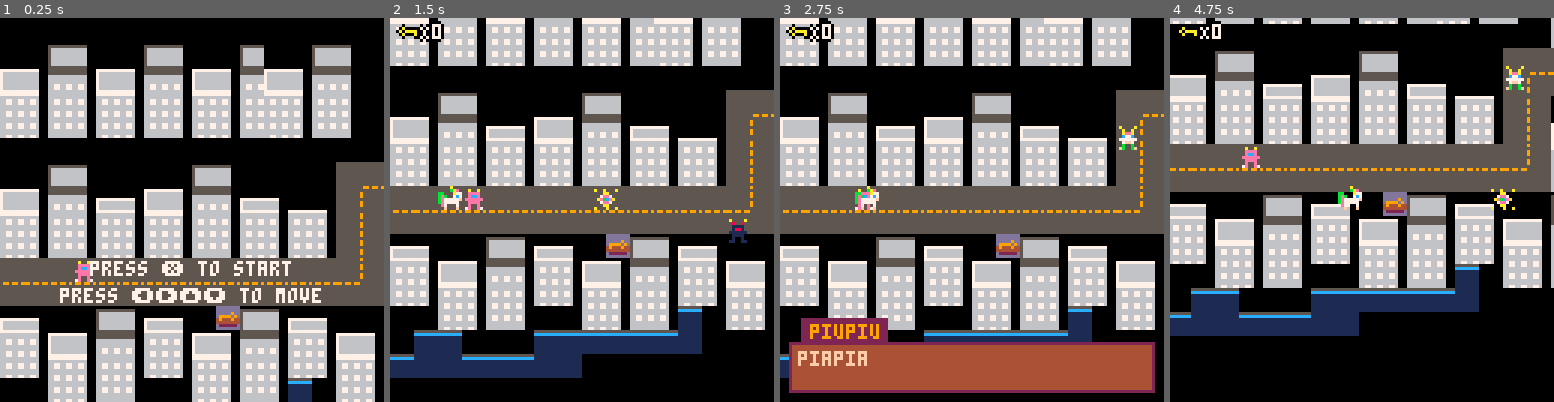
Above: before the commit, frames 1-4 (left to right).
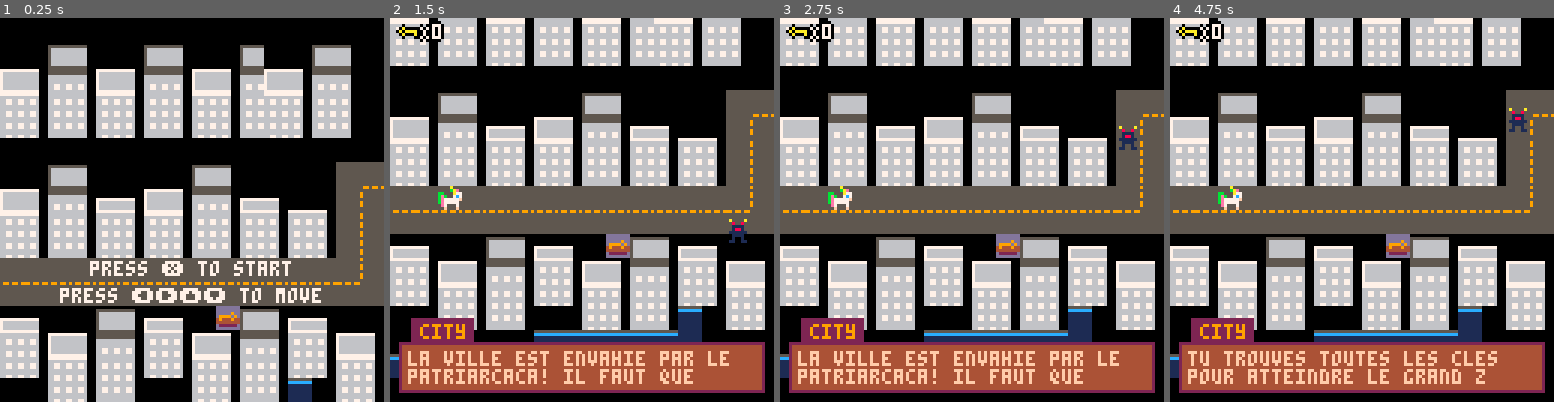
Above: after the commit, the same moments.

Repository: Zineb-Ada/pico8Lua
Game: PICO-8 cartridge src/licornemap.p8
Same seed, same stepped clock (60 frames per second), same inputs: the game is played once before the commit and once after it.
Inputs:
- Up to frame 1 (0.25 s): no input
- Up to frame 2 (1.5 s): tap X (X key) at 0.33, 1.07 s; tap O (Z key) at 0.7 s
- Up to frame 3 (2.75 s): hold Right 1.6-2.1 s; tap O (Z key) at 1.7, 2.1, 2.5 s; tap X (X key) at 1.85 s; hold Up 2.15-2.42 s; hold Right from 2.47 s (still down)
- Up to frame 4 (4.75 s): tap O (Z key) every 0.4 s from 2.9 to 4.5 s; tap X (X key) at 2.97, 4.08 s; release Right at 3.03 s; hold Left 3.08-3.58 s; hold Down 3.63-3.97 s; hold Right 4.02-4.68 s; hold Up from 4.73 s (still down)

The runs differ from the first frame. In frame 1, 0.2% of the frame differs, in the area x 19-25%, y 63-69%; in frame 2, 14%; in frame 3, 3.7%; in frame 4, 74%, in the area x 0-100%, y 0-98%.

Commit message:
Update licornemap.p8
Message accueil + bruitages

Diff:
--- a/src/licornemap.p8
+++ b/src/licornemap.p8
@@ -8,6 +8,8 @@
 	title_screen()
  create_player()
  init_message()
+ create_message("city",
+ "la ville est envahie par le\npatriarcaca! il faut que","tu trouves toutes les cles\npour atteindre le grand z","en chemin, utilise le pouvoir\ndes paillettes pour liberer","ses disciples de l'emprise\ndu male !")
  enemies={}
  gen_enemies()
 -- friends={}
@@ -86,7 +88,7 @@
 function pick_up_key(x,y)
  next_tile(x,y)
  p.keys+=1
- sfx(0)
+ sfx(20)
 end
 
 function pick_up_candy(x,y)
@@ -132,7 +134,7 @@
 		p.x=mid(0,newx,127)
 		p.y=mid(0,newy,64)
 	else
-		sfx(1)
+		sfx()
 	end
 end
 
@@ -156,13 +158,6 @@
 	create_message("piupiu","piapia")
  pass_over=true
 	end
-
- if check_flag(3,x,y)
- and not pass_over then
-	create_message("lalalal","lilili")
- pass_over=true
-	end
-
 end
 
 
@@ -341,7 +336,7 @@
 	end
 
 function update_message()
-	if (btn(⬇️)) then
+	if (btnp(⬇️)) then
 		deli(messages,1)
 		end
 end
@@ -487,11 +482,11 @@
 2122232421222324212223212223241715160707070715160707070707070707070707070707070707070707070707070707070707070707070707070707070000000000000000000000000000000000000000000000000000000000000000000000000000000000000000000000000000000000000000000000000000000000
 3132333431323334313233313233340125262526252625260707070707070707070707070707070707070707070707070707070707070707070707070707070000000000000000000000000000000000000000000000000000000000000000000000000000000000000000000000000000000000000000000000000000000000
 07070707070707070707070707070101353635363536353607070701020304070707070707c1c1c1c1c1c1c1c1c1c1c10707070707070707070707070707070000000000000000000000000000000000000000000000000000000000000000000000000000000000000000000000000000000000000000000000000000000000
-01020304070701020304070707076d6e282928295929080907151611121314151607070707c1c0c0c0c0d0d1c0c0c0c10707070707070707070707070707070000000000000000000000000000000000000000000000000000000000000000000000000000000000000000000000000000000000000000000000000000000000
+01020304070701010304070707076d6e282928295929080907151611121314151607070707c1c0c0c0c0d0d1c0c0c0c10707070707070707070707070707070000000000000000000000000000000000000000000000000000000000000000000000000000000000000000000000000000000000000000000000000000000000
 11121314151611121314151607077d7e383938393839181980252621222324252607070707c14fd0d14fe0e1c0d0d1c10707070707070707070707070707070000000000000000000000000000000000000000000000000000000000000000000000000000000000000000000000000000000000000000000000000000000000
 21222324252621222324252625260a0b0102030415160a0b01020304323334353627272727c14fe0e14f4fc0c0e0e1c10707070707070707070707070707070000000000000000000000000000000000000000000000000000000000000000000000000000000000000000000000000000000000000000000000000000000000
 31323334353631323334353635361a1b1112131425261a1b11121314070707c1c1c1c1c1c1c14f4f4f54555657c0c0c10707070707070707070707070707070000000000000000000000000000000000000000000000000000000000000000000000000000000000000000000000000000000000000000000000000000000000
-6a696a496a6a6a292829282928292a2b2122232435360a0b21222324272727c14f4f4f704f4f4fd0d164656667d0d1c10707070707070707070707070707070000000000000000000000000000000000000000000000000000000000000000000000000000000000000000000000000000000000000000000000000000000000
+6a696a286a6a6a292829282928292a2b2122232435360a0b21222324272727c14f4f4f704f4f4fd0d164656667d0d1c10707070707070707070707070707070000000000000000000000000000000000000000000000000000000000000000000000000000000000000000000000000000000000000000000000000000000000
 7a797a7a7a7a7a7a7a7a7a397a7a3a3b3132333407071a1b31323334373737c14f4f4f4f4f4f4fe0e174757677e0e1c10707070707070707070707070707070000000000000000000000000000000000000000000000000000000000000000000000000000000000000000000000000000000000000000000000000000000000
 1516015a0304151601800304151601000304272727070a0b07070102050506c14f4f4f4f4f4f4f4f4f8485864fc0c0c10707070707070707070707070707070000000000000000000000000000000000000000000000000000000000000000000000000000000000000000000000000000000000000000000000000000000000
 252611121314252611121314252611121314010203041a1b15161112111206c14f4f111227c14fd0d14fd0d1c0d0d1c10707070707070707070707070707070000000000000000000000000000000000000000000000000000000000000000000000000000000000000000000000000000000000000000000000000000000000
Not shown, changed: the music (__music__) section of src/licornemap.p8
Not shown, changed: the sound effects (__sfx__) section of src/licornemap.p8
